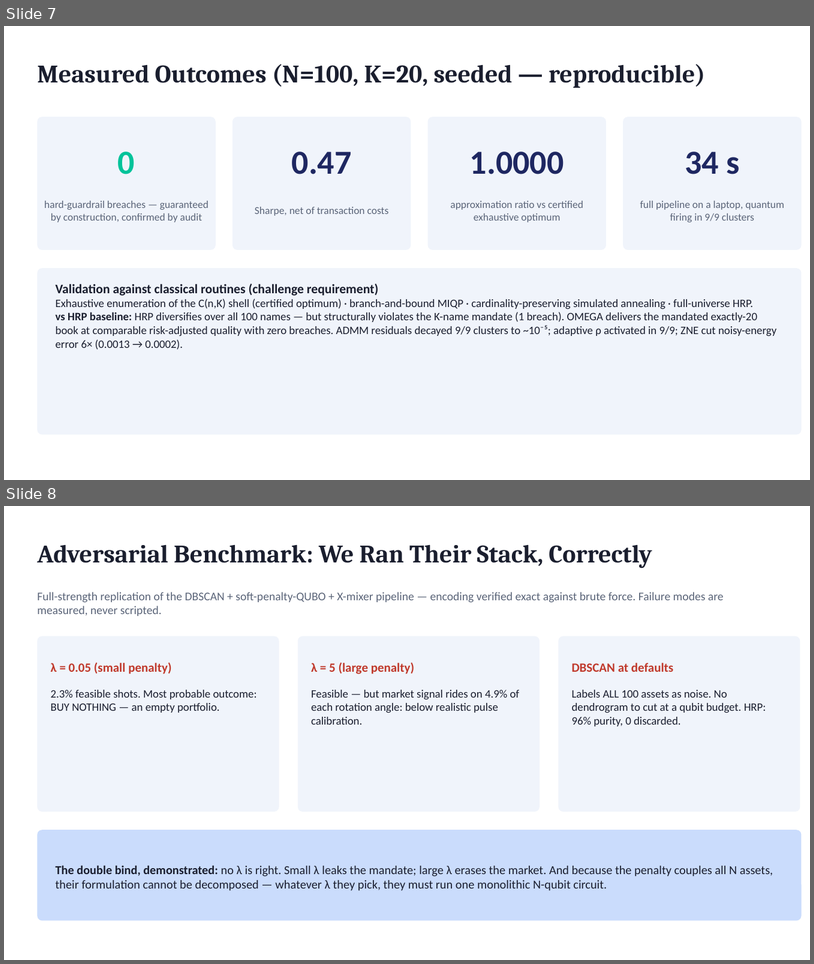
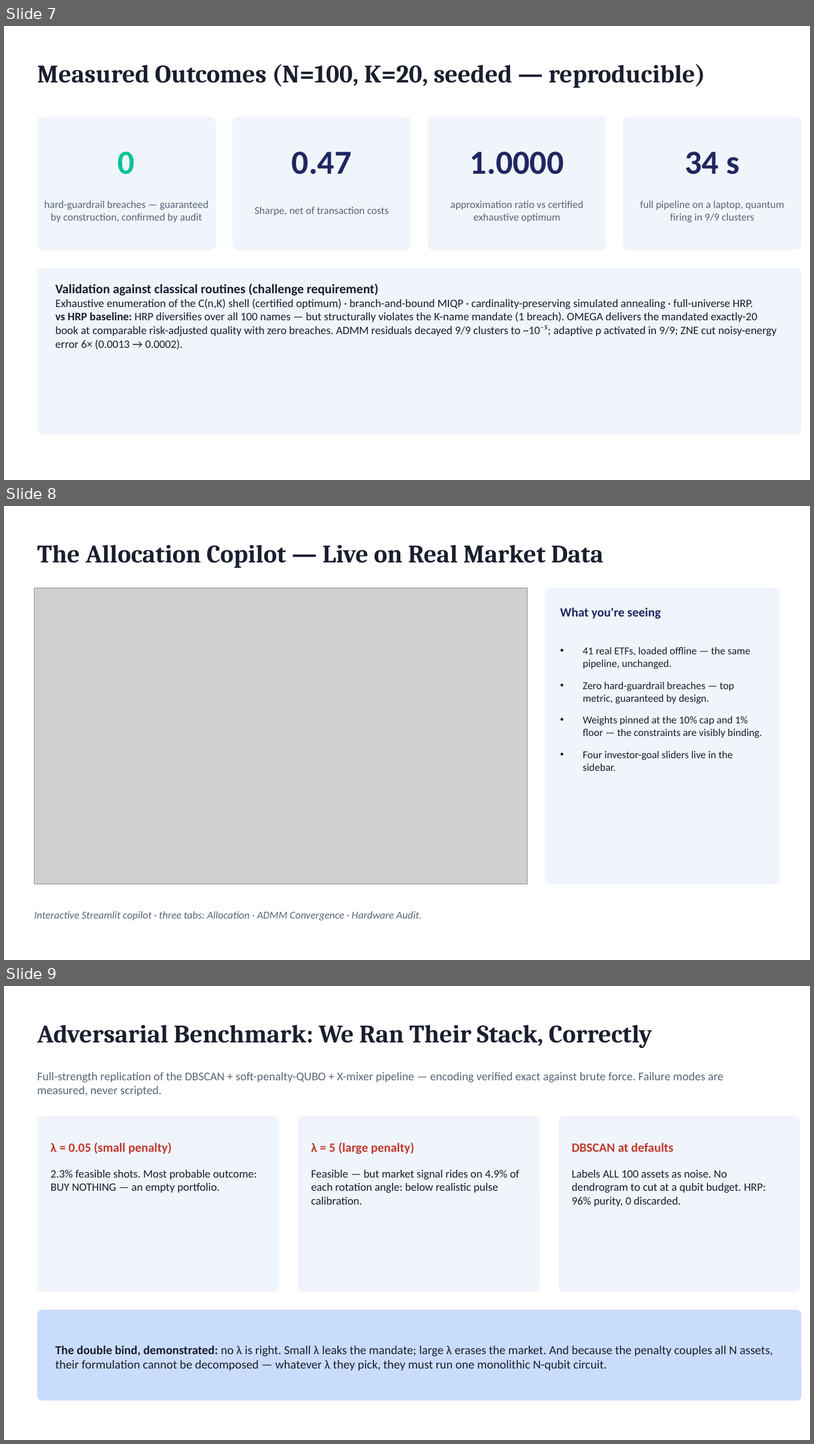
Before and after one commit to hastikacheddy/wiser-vanguard-quantum, a slide deck: presentation/WISER_Vanguard_OMEGA.pptx. Shown one above the other, each under a label of ours: slides 7 and 8 before the commit, slides 7, 8 and 9 after it. The pictures are 814x964 and 814x1444 pixels, drawn with LibreOffice and Linux fonts; fonts in the diff are those of the drawing; grey boxes stand for pictures. Boxes give left, top, right and bottom in pixels: in the first picture for what was removed or moved away, otherwise in the second. Text is boxed around its words. In the diff, an @@ line names an element or a change of style, - is before the commit and + after.

Commit message:
Add Live Copilot demo slide (allocation screenshot) to deck
Embeds the running dashboard as a slide so the demo shows on-screen with no live-run risk. Deck now 12 slides.

```diff
--- a/presentation/WISER_Vanguard_OMEGA.pptx
+++ b/presentation/WISER_Vanguard_OMEGA.pptx
@@ slide 8 added at <box>4,506,810,960</box>, background #FFFFFF @@
@@ text added at <box>37,544,603,568</box>, 30 pt, text #1A1E2E, bold @@
+The Allocation Copilot — Live on Real Market Data
@@ picture added at <box>34,588,528,884</box> @@
@@ rounded rectangle added at <box>545,588,780,884</box>, fill #F0F4FB @@
@@ text added at <box>560,607,762,771</box>, 12.5 pt, text #1A1E2E @@
+What you're seeing
+• 41 real ETFs, loaded offline — the same pipeline, unchanged.
+• Zero hard-guardrail breaches — top metric, guaranteed by design.
+• Weights pinned at the 10% cap and 1% floor — the constraints are visibly binding.
+• Four investor-goal sliders live in the sidebar.
@@ text added at <box>34,911,422,920</box>, 12.5 pt, text #5A6478, italic @@
+Interactive Streamlit copilot · three tabs: Allocation · ADMM Convergence · Hardware Audit.
@@ what was slide 8 is now slide 9 @@
```
Also in this commit, not shown: 1 slide changed, 1 other file.
